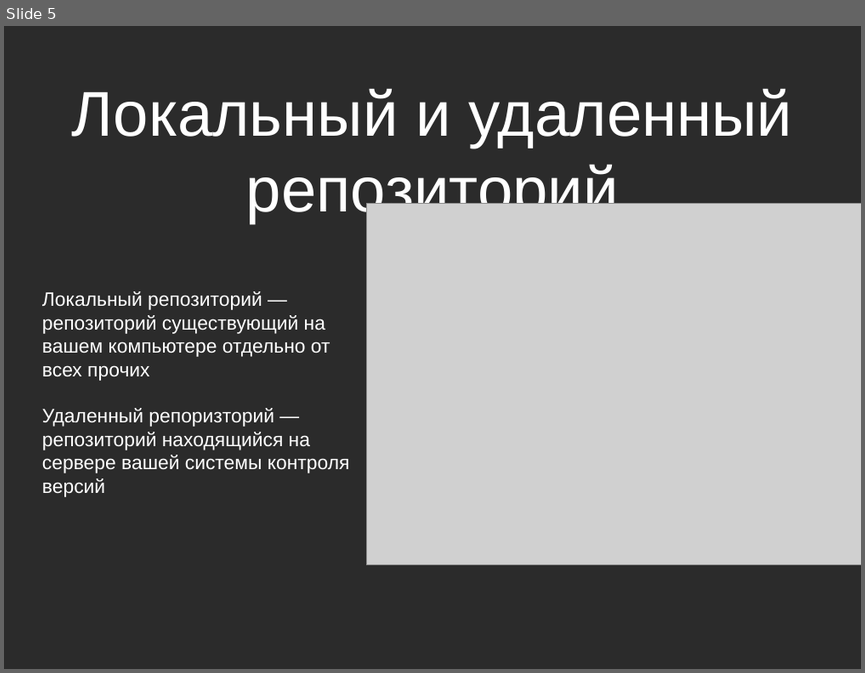
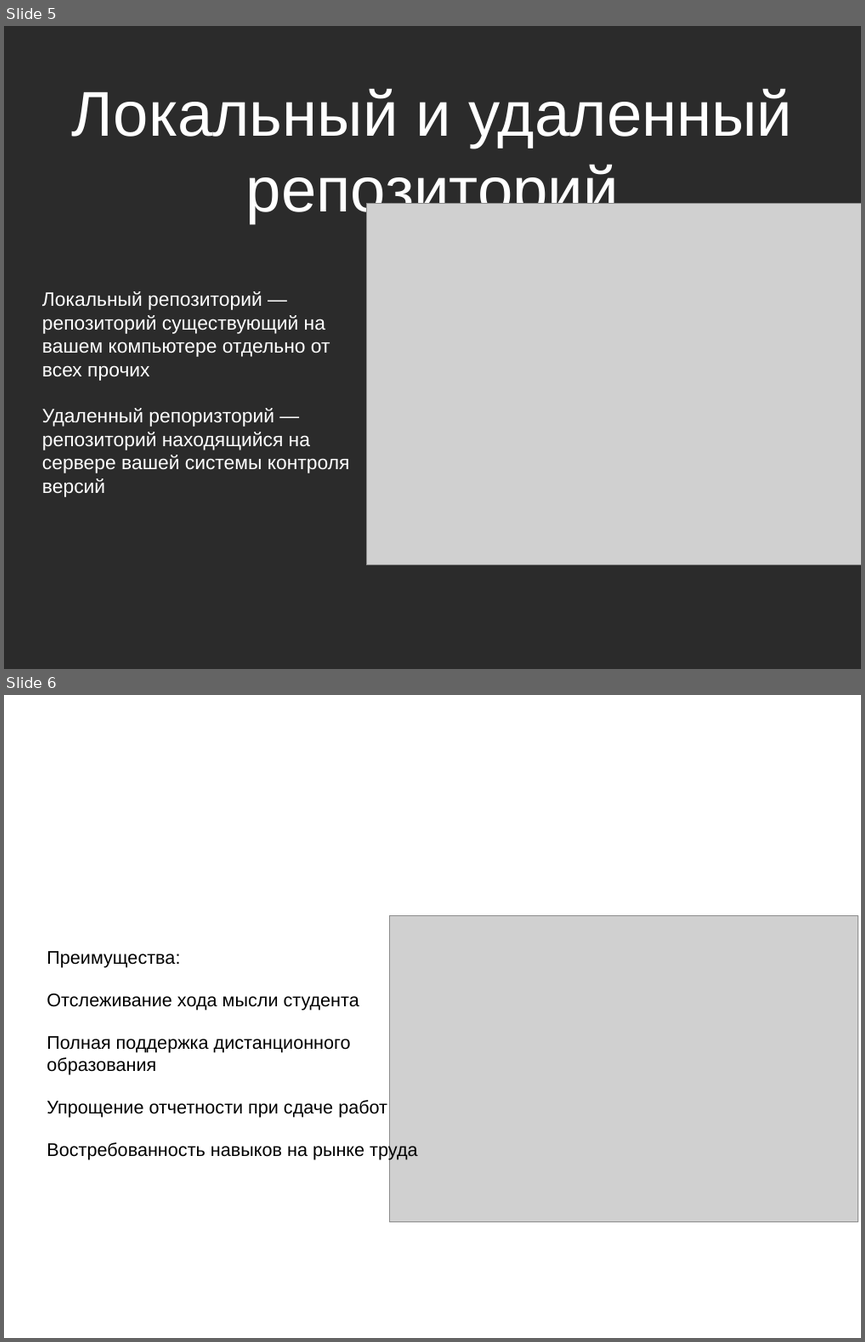
Before and after one commit to pohaha/github_for_my_university, a slide deck: Презентация/Презентация к докладу.odp. Shown one above the other, each under a label of ours: slide 5 before the commit, slides 5 and 6 after it. The pictures are 865x673 and 865x1342 pixels, drawn with LibreOffice and Linux fonts; fonts in the diff are those of the drawing; grey boxes stand for pictures; background and template pictures are left out; a plain dark background stands for a picture behind light text. Boxes give left, top, right and bottom in pixels: in the first picture for what was removed or moved away, otherwise in the second. Text is boxed around its words. In the diff, an @@ line names an element or a change of style, - is before the commit and + after.

Commit message:
6 slide

```diff
--- a/Презентация/Презентация к докладу.odp
+++ b/Презентация/Презентация к докладу.odp
@@ slide 6 added at box(4, 695, 861, 1338), background picture (left out) @@
@@ title added at box(46, 763, 818, 909), 58.6 pt, text #FFFFFF @@
+Использование для образования
@@ picture added at box(390, 915, 858, 1221) @@
@@ text added at box(46, 951, 417, 1160), 17 pt, text #000000 @@
+Преимущества:
+● Отслеживание хода мысли студента
+● Полная поддержка дистанционного образования
+● Упрощение отчетности при сдаче работ
+● Востребованность навыков на рынке труда
```
Also in this commit, not shown: 1 other slide added, 1 slide removed, 6 other files.
